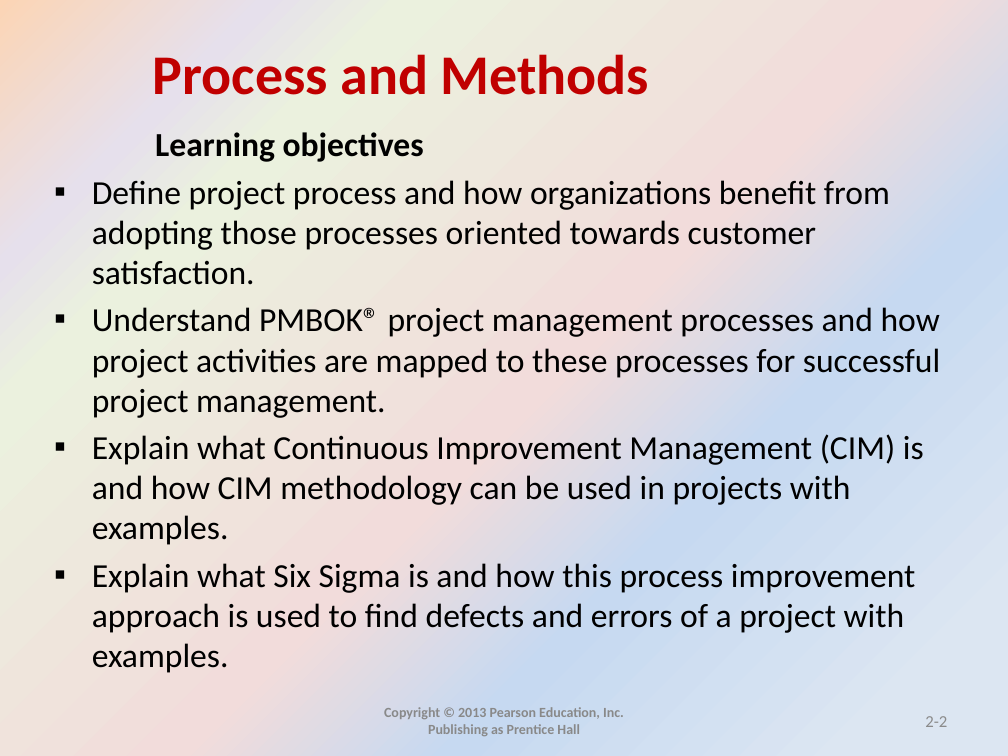
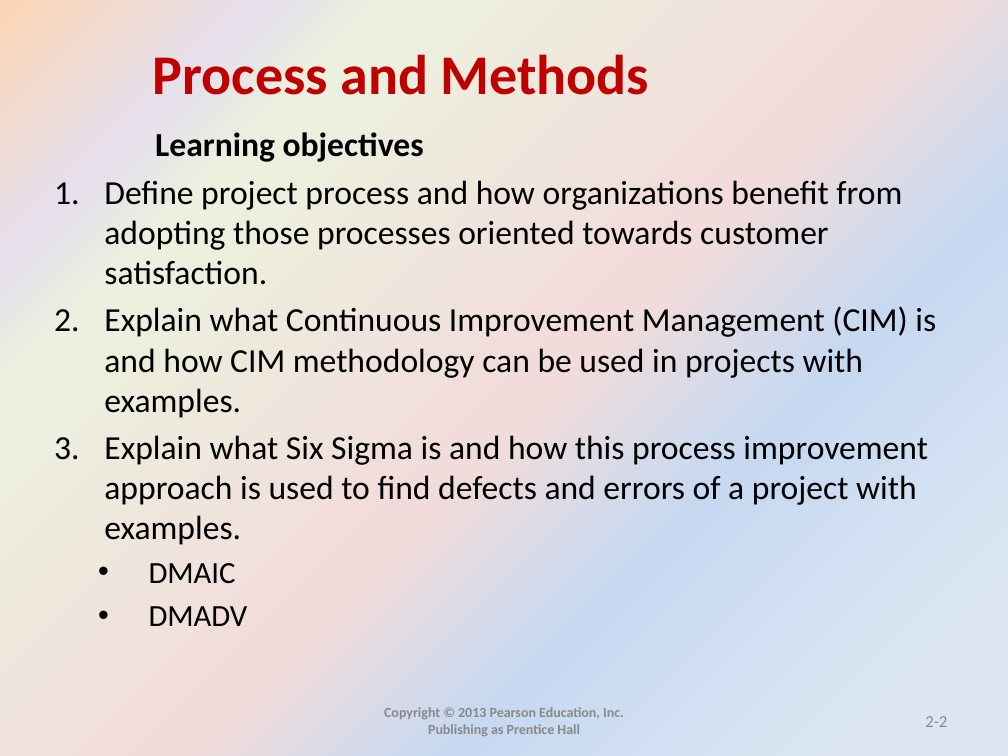
Before and after one commit to mohandesosama/is_project_management, a slide deck: slide 2 of IS-PM-Slides/02_process and methods _ch2.pptx. Drawn at 1008x756 pixels with LibreOffice and Linux fonts; fonts in the diff are those of the drawing. Boxes give left, top, right and bottom in pixels: in the first picture for what was removed or moved away, otherwise in the second. Text is boxed around its words. In the diff, an @@ line names an element or a change of style, - is before the commit and + after.

```diff
--- a/IS-PM-Slides/02_process and methods _ch2.pptx
+++ b/IS-PM-Slides/02_process and methods _ch2.pptx
@@ text at (x1=104, y1=180, x2=936, y2=545): bullet ▪ to 1. @@
@@ text at (x1=92, y1=307, x2=940, y2=418): paragraph removed @@
-▪ Understand PMBOK® project management processes and how project activities are mapped to these processes for successful project management.
@@ text at (x1=149, y1=563, x2=248, y2=626): paragraphs added @@
+  • DMAIC
+  • DMADV
```
Also in this commit, not shown: 39 other slides changed, 1 slide removed.
